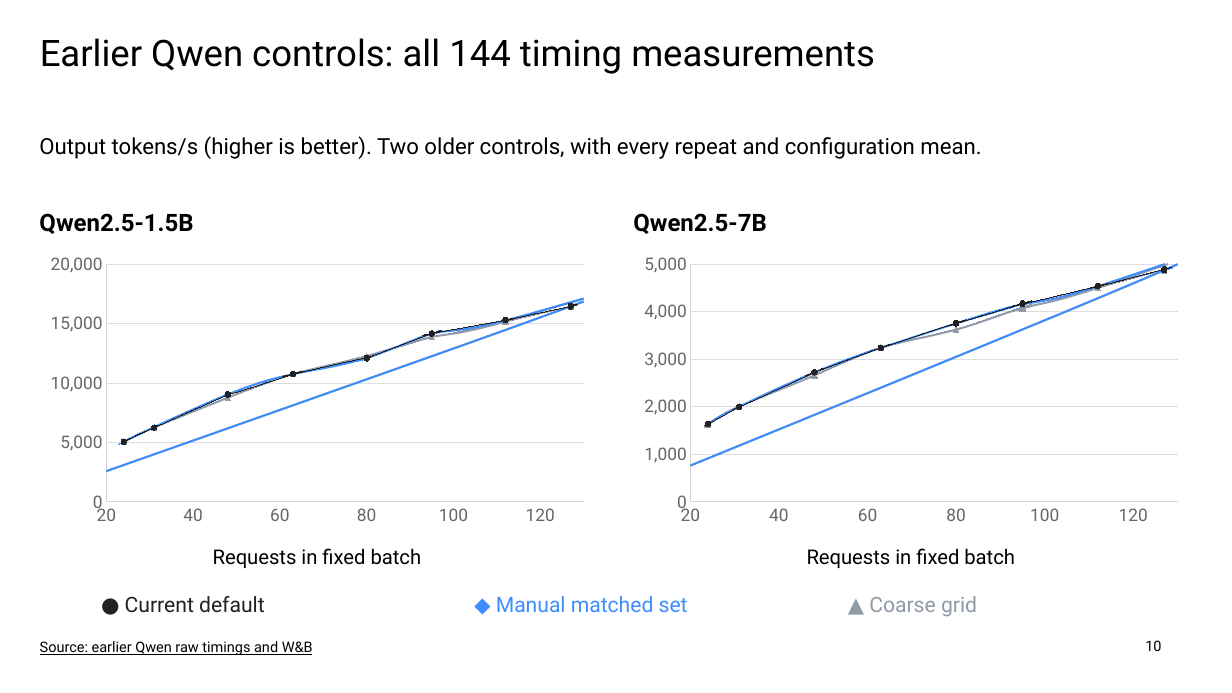
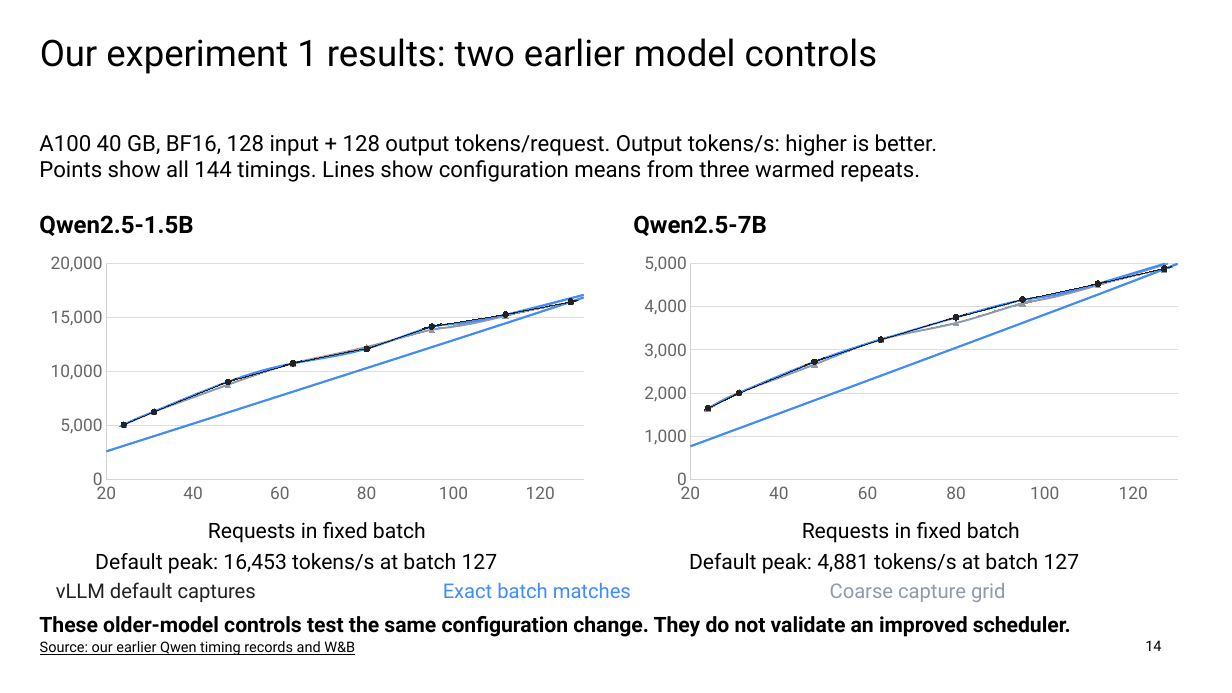
Before and after one commit to nileshsarkar-ai/Inference-Optimization, a slide deck: slide 14 of Inference_Optimization_Final.pptx (slide 10 before the commit). Drawn at 1232x693 pixels with LibreOffice and Linux fonts; fonts in the diff are those of the drawing. Boxes give left, top, right and bottom in pixels: in the first picture for what was removed or moved away, otherwise in the second. Text is boxed around its words. In the diff, an @@ line names an element or a change of style, - is before the commit and + after.

```diff
--- a/Inference_Optimization_Final.pptx
+++ b/Inference_Optimization_Final.pptx
@@ title at [40,38,878,74]: text changed @@
-Earlier Qwen controls: all 144 timing measurements
+Our experiment 1 results: two earlier model controls
@@ text at [39,134,937,182]: text changed @@
-Output tokens/s (higher is better). Two older controls, with every repeat and configuration mean.
+A100 40 GB, BF16, 128 input + 128 output tokens/request. Output tokens/s: higher is better.
+Points show all 144 timings. Lines show configuration means from three warmed repeats.
@@ scatter smooth chart: place and size @@
-scatter smooth chart at [40,249,595,531]
+scatter smooth chart at [40,249,595,508]
@@ scatter smooth chart: place and size @@
-scatter smooth chart at [633,249,1189,531]
+scatter smooth chart at [633,249,1189,508]
@@ text "Requests in fixed batch": place and size @@
-text "Requests in fixed batch" at [213,548,422,568]
+text "Requests in fixed batch" at [208,522,426,543]
@@ text "Requests in fixed batch" at [208,522,426,543]: size 15.8 to 16.5 pt @@
@@ text "Requests in fixed batch" at [802,522,1020,543]: size 15.8 to 16.5 pt @@
@@ text "Requests in fixed batch": place and size @@
-text "Requests in fixed batch" at [807,548,1015,568]
+text "Requests in fixed batch" at [802,522,1020,543]
@@ text added at [95,553,498,574], 16.5 pt, text #000000 @@
+Default peak: 16,453 tokens/s at batch 127
@@ text added at [689,553,1080,574], 16.5 pt, text #000000 @@
+Default peak: 4,881 tokens/s at batch 127
@@ text at [56,582,256,602]: text changed; size 16.5 to 15.8 pt @@
-● Current default
+vLLM default captures
@@ text added at [443,583,631,598], 15.8 pt, text #3D8DFF @@
+Exact batch matches
@@ text removed at [496,596,688,612] @@
-◆ Manual matched set
@@ text at [830,583,1005,602]: text changed; size 16.5 to 15.8 pt @@
-▲ Coarse grid
+Coarse capture grid
@@ text added at [39,616,1071,637], 16.5 pt, text #000000, bold @@
+These older-model controls test the same configuration change. They do not validate an improved scheduler.
@@ text at [40,641,355,655]: text changed @@
-Source: earlier Qwen raw timings and W&B
+Source: our earlier Qwen timing records and W&B
@@ page number at [1145,640,1161,651]: text changed @@
-10
+14
```
Also in this commit, not shown: 7 other slides changed, 10 slides added, 7 slides removed, 18 other files.
